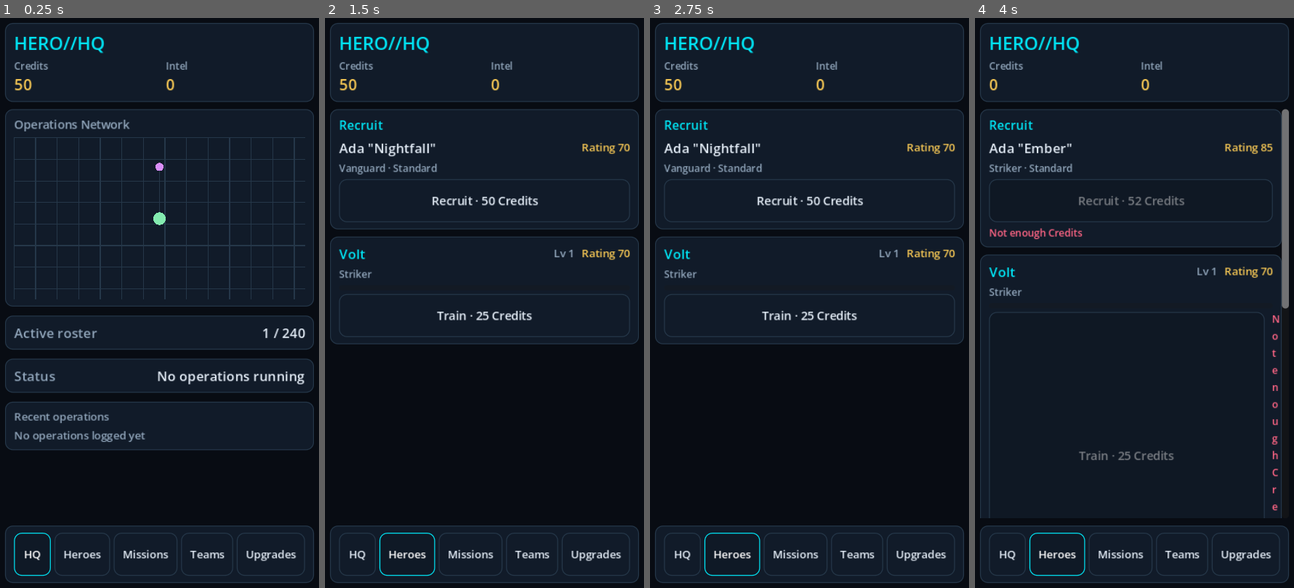
Above: before the commit, frames 1-4 (left to right).
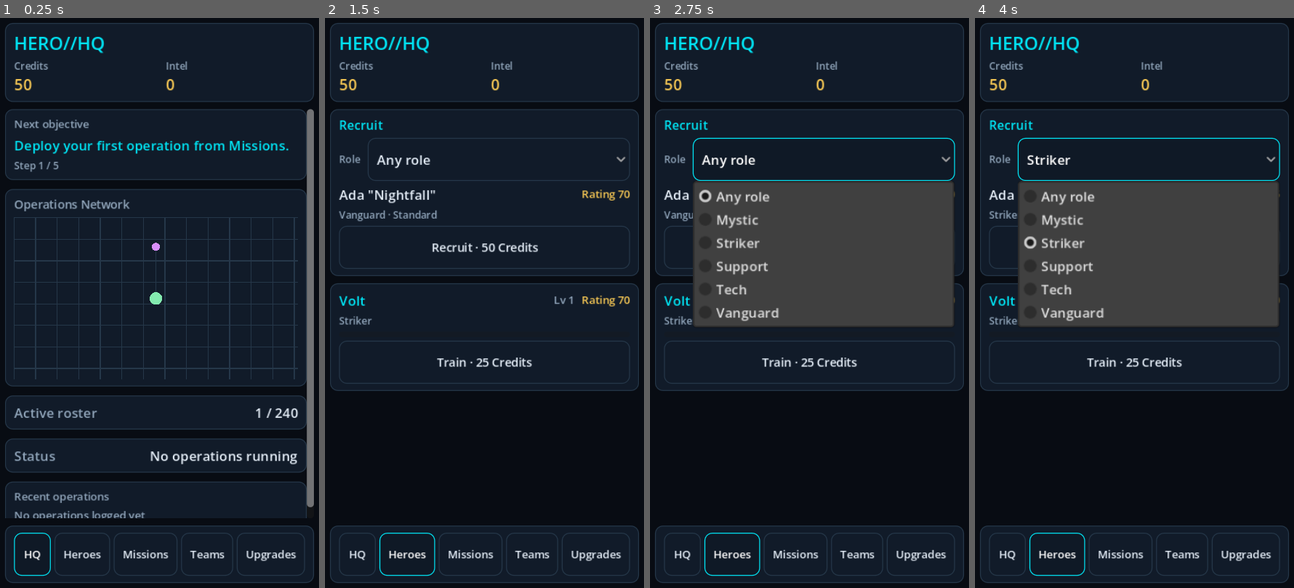
Above: after the commit, the same moments.

Repository: JetRobertsBCCA/HeroHQInc
Game: Godot game, scene res://games/hero_hq/scenes/app.tscn
Same seed, same stepped clock (60 frames per second), same inputs: the game is played once before the commit and once after it.
Inputs (mouse positions are in pixels of both pictures, inside the frame that each line leads up to):
- Up to frame 1 (0.25 s): no input
- Up to frame 2 (1.5 s): click "HQ" at 0.5 s; click "Heroes" at 1.25 s
- Up to frame 3 (2.75 s): click (825, 160) at 2 s, where only the run after the commit has a clickable "Any role"
- Up to frame 4 (4 s): click "Recruit · 50 Credits" at 2.75 s; click (1150, 160) at 3.5 s, where only the run after the commit has a clickable "Striker"

The runs differ from the first frame. In frame 1, 11% of the frame differs, in the area x 1-99%, y 15-88%; in frame 2, 5.4%; in frame 3, 24%; in frame 4, 25%, in the area x 1-99%, y 10-88%.

Commit message:
Make the v1 loop playable from a fresh save
Role-gated operations could stall the ladder on a random recruit, a new
save gave no direction, and unaffordable research looked tappable. Add
role-targeted recruiting with a picker, a state-derived next-objective
card, and disabled research with a stated reason. The demo now hires its
Tech through the picker and fails if the run aborts early.

🤖 Generated with Codebuff
Co-Authored-By: Codebuff <noreply@codebuff.com>

Diff:
--- a/framework/core/recruitment.gd
+++ b/framework/core/recruitment.gd
@@ -22,6 +22,7 @@
 const ERROR_UNAVAILABLE := "recruitment_unavailable"
 const ERROR_ROSTER_FULL := "roster_full"
 const ERROR_INSUFFICIENT := "insufficient_resource"
+const ERROR_ROLE_UNAVAILABLE := "role_unavailable"
 
 const DEFAULT_FILLER_FORMAT := "Reserve Operative %d"
 const DEFAULT_BASE_COST := 50.0
@@ -148,7 +149,17 @@
 
 ## The slot the next recruit would claim, with its current price.
 static func next_candidate(state: GameState, pack: GamePack) -> Dictionary:
-	var index := next_index(state)
+	return next_candidate_for_role(state, pack, "")
+
+
+## The slot a role-targeted recruit would claim, with its current price.
+## Returns {} when no slot of that role exists inside the scan window.
+static func next_candidate_for_role(
+	state: GameState, pack: GamePack, role_id: String
+) -> Dictionary:
+	var index := _find_slot(state, pack, role_id, next_index(state))
+	if index < 0:
+		return {}
 	var rules := candidate(pack, index)
 	if rules.is_empty():
 		return {}
@@ -157,16 +168,25 @@
 
 
 ## Spends the pool's resource and adds the next recruit to the roster.
-## Returns {ok, code, details, agent_id, name, cost, resource_id, rating, tier_id}.
-static func recruit(state: GameState, pack: GamePack) -> Dictionary:
+##
+## An empty `role_id` means "any role". Otherwise the pool is scanned forward
+## for the next slot of that role, and the slots passed over are skipped: the
+## player trades breadth for certainty. Returns
+## {ok, code, details, agent_id, name, cost, resource_id, rating, tier_id}.
+static func recruit(state: GameState, pack: GamePack, role_id: String = "") -> Dictionary:
 	if not enabled(pack):
 		return _problem(ERROR_UNAVAILABLE, "This pack declares no recruit pool.")
 	if state.agents.size() >= capacity(pack):
 		return _problem(ERROR_ROSTER_FULL, "The roster is full at %d." % capacity(pack))
-	var index := next_index(state)
+	if not role_id.is_empty() and not pack.roles.has(role_id):
+		return _problem(ERROR_ROLE_UNAVAILABLE, "Role '%s' is not part of this pack." % role_id)
+	var index := _find_slot(state, pack, role_id, next_index(state))
+	if index < 0:
+		return _problem(
+			ERROR_ROLE_UNAVAILABLE if not role_id.is_empty() else ERROR_UNAVAILABLE,
+			"No recruit of role '%s' is available." % role_id,
+		)
 	var rules := candidate(pack, index)
-	if rules.is_empty():
-		return _problem(ERROR_UNAVAILABLE, "No recruit is available.")
 	var price := cost(state, pack, index)
 	var resource := resource_id(pack)
 	if state.resource(resource) + 0.0001 < float(price):
@@ -176,17 +196,6 @@
 				str(rules["name"]), price, resource, state.resource(resource),
 			],
 		)
-
-	# A hand-edited save can already hold the id this slot would claim; skip
-	# forward deterministically instead of overwriting an existing agent.
-	var scanned := 0
-	while state.agents.has(str(rules["id"])) and scanned < MAX_CANDIDATE_SCAN:
-		index += 1
-		scanned += 1
-		rules = candidate(pack, index)
-		price = cost(state, pack, index)
-	if state.agents.has(str(rules["id"])):
-		return _problem(ERROR_ROSTER_FULL, "The roster holds every available recruit.")
 
 	state.resources[resource] = state.resource(resource) - float(price)
 	state.agents[str(rules["id"])] = {
@@ -216,6 +225,25 @@
 	}
 
 
+## First slot at or after `start` whose id is free and whose role matches.
+## An empty role matches any slot; -1 means none was found in the scan window.
+static func _find_slot(
+	state: GameState, pack: GamePack, role_id: String, start: int
+) -> int:
+	var index := maxi(start, 0)
+	var scanned := 0
+	while scanned < MAX_CANDIDATE_SCAN:
+		var rules := candidate(pack, index)
+		if rules.is_empty():
+			return -1
+		if not state.agents.has(str(rules["id"])):
+			if role_id.is_empty() or str(rules.get("role_id", "")) == role_id:
+				return index
+		index += 1
+		scanned += 1
+	return -1
+
+
 static func _candidate_name(config: Dictionary, index: int) -> String:
 	var named := maxi(int(config.get("named_count", 0)), 0)
 	if index < named:
--- a/framework/ui/screens/prestige_screen.gd
+++ b/framework/ui/screens/prestige_screen.gd
@@ -104,7 +104,16 @@
 			_pack.label("resources.%s" % resource, resource),
 		]
 		button.pressed.connect(func() -> void: research_purchase_requested.emit(branch_id))
+		button.disabled = _state.resource(resource) + 0.0001 < float(price)
 	column.add_child(button)
+	if not button.disabled or price < 0:
+		return column
+	var reason := _body_label(
+		_pack.label("ui.blocked_insufficient_resource", "Not enough resources")
+	)
+	reason.add_theme_font_size_override("font_size", 11)
+	reason.add_theme_color_override("font_color", ThemeTokens.color(_pack, "warning"))
+	column.add_child(reason)
 	return column
 
 
--- a/framework/ui/screens/roster_screen.gd
+++ b/framework/ui/screens/roster_screen.gd
@@ -6,7 +6,7 @@
 ## blocks simply shows no control instead of a dead button.
 
 signal train_requested(agent_id: String)
-signal recruit_requested()
+signal recruit_requested(role_id: String)
 
 const MIN_TAP_HEIGHT := 48
 ## A 240-slot roster does not need 240 live rows to be usable, and building
@@ -19,6 +19,8 @@
 var _list: VBoxContainer
 var _recruit_box: VBoxContainer
 var _recruit_button: Button
+var _recruit_role_option: OptionButton
+var _recruit_role: String = ""
 var _buttons: Dictionary = {}
 
 
@@ -35,6 +37,21 @@
 
 func recruit_button() -> Button:
 	return _recruit_button
+
+
+func recruit_role_option() -> OptionButton:
+	return _recruit_role_option
+
+
+func recruit_role() -> String:
+	return _recruit_role
+
+
+## Chooses the role the next recruit should have. An empty id means any role.
+func select_recruit_role(role_id: String) -> void:
+	_recruit_role = role_id
+	if _pack != null and _state != null:
+		_refresh_recruitment()
 
 
 func refresh(pack: GamePack, state: GameState) -> void:
@@ -188,19 +205,62 @@
 		_recruit_box.remove_child(child)
 		child.queue_free()
 	_recruit_button = null
+	_recruit_role_option = null
 	if not Recruitment.enabled(_pack):
 		_recruit_box.get_parent().visible = false
 		return
 	_recruit_box.get_parent().visible = true
-	var candidate := Recruitment.next_candidate(_state, _pack)
-	if candidate.is_empty():
-		return
 
 	var heading := Label.new()
 	heading.text = _pack.label("ui.recruit", "Recruit")
 	heading.add_theme_font_size_override("font_size", 14)
 	heading.add_theme_color_override("font_color", ThemeTokens.color(_pack, "accent"))
 	_recruit_box.add_child(heading)
+
+	# Without this the ladder can stall on a single missing role: a uniform pool
+	# may take dozens of hires to produce the one role the next operation needs.
+	var role_row := HBoxContainer.new()
+	role_row.add_theme_constant_override("separation", 8)
+	var role_label := Label.new()
+	role_label.text = _pack.label("ui.recruit_role", "Role")
+	role_label.add_theme_font_size_override("font_size", 11)
+	role_label.add_theme_color_override("font_color", ThemeTokens.color(_pack, "muted"))
+	role_row.add_child(role_label)
+
+	_recruit_role_option = OptionButton.new()
+	_recruit_role_option.name = "RecruitRole"
+	_recruit_role_option.custom_minimum_size = Vector2(0, MIN_TAP_HEIGHT)
+	_recruit_role_option.size_flags_horizontal = Control.SIZE_EXPAND_FILL
+	_recruit_role_option.add_item(_pack.label("ui.any_role", "Any role"))
+	_recruit_role_option.set_item_metadata(0, "")
+	var selected_index := 0
+	var role_ids: Array = _pack.roles.keys()
+	role_ids.sort()
+	for raw_role in role_ids:
+		var role_id := str(raw_role)
+		var index := _recruit_role_option.item_count
+		_recruit_role_option.add_item(
+			_pack.label(str(_pack.role(role_id).get("name_key", "")), role_id)
+		)
+		_recruit_role_option.set_item_metadata(index, role_id)
+		if role_id == _recruit_role:
+			selected_index = index
+	_recruit_role_option.select(selected_index)
+	_recruit_role_option.item_selected.connect(_on_recruit_role_selected)
+	role_row.add_child(_recruit_role_option)
+	_recruit_box.add_child(role_row)
+
+	var candidate := Recruitment.next_candidate_for_role(_state, _pack, _recruit_role)
+	if candidate.is_empty():
+		var unavailable := Label.new()
+		unavailable.text = _pack.label(
+			"ui.blocked_role_unavailable", "No recruit of that role is available"
+		)
+		unavailable.autowrap_mode = TextServer.AUTOWRAP_WORD_SMART
+		unavailable.add_theme_font_size_override("font_size", 11)
+		unavailable.add_theme_color_override("font_color", ThemeTokens.color(_pack, "warning"))
+		_recruit_box.add_child(unavailable)
+		return
 
 	var top := HBoxContainer.new()
 	top.add_theme_constant_override("separation", 8)
@@ -254,8 +314,14 @@
 		_recruit_box.add_child(reason)
 
 
+func _on_recruit_role_selected(index: int) -> void:
+	if _recruit_role_option == null:
+		return
+	select_recruit_role.call_deferred(str(_recruit_role_option.get_item_metadata(index)))
+
+
 func _on_recruit_pressed() -> void:
-	recruit_requested.emit()
+	recruit_requested.emit(_recruit_role)
 
 
 func _on_train_pressed(agent_id: String) -> void:
--- a/games/hero_hq/locale/en.json
+++ b/games/hero_hq/locale/en.json
@@ -54,6 +54,15 @@
 	"ui.idle_status": "No operations running",
 	"ui.offline_settled": "Offline time settled",
 	"ui.section_placeholder": "This section arrives in a later milestone.",
+	"ui.objective_title": "Next objective",
+	"ui.objective_step": "Step",
+	"ui.objective_complete": "Complete",
+	"ui.objective_deploy": "Deploy your first operation from Missions.",
+	"ui.objective_train": "Train an operative to level 2 in Heroes.",
+	"ui.objective_recruit": "Recruit a second operative in Heroes.",
+	"ui.objective_research": "Buy your first Research rank in Upgrades.",
+	"ui.objective_rebirth": "Reach level %d and %d lifetime Credits, then Rebirth in Upgrades.",
+	"ui.objective_done": "Starter goals complete — push the ladder, bank chips, repeat.",
 	"ui.pack_error_title": "Content pack failed validation",
 	"ui.pack_error_hint": "Run: godot --headless --path . -s res://tooling/validate_packs.gd",
 
@@ -128,6 +137,9 @@
 	"ui.blocked_research_max_rank": "Already fully researched",
 
 	"ui.recruit": "Recruit",
+	"ui.recruit_role": "Role",
+	"ui.any_role": "Any role",
+	"ui.blocked_role_unavailable": "No recruit of that role is available",
 	"ui.recruit_tier": "Tier",
 	"ui.recruited": "Recruited",
 	"ui.roster_showing": "Showing first %d of %d operatives",
--- a/games/hero_hq/scenes/app.gd
+++ b/games/hero_hq/scenes/app.gd
@@ -202,8 +202,8 @@
 	_refresh_content()
 
 
-func _on_recruit_requested() -> void:
-	var result := Recruitment.recruit(_state, _pack)
+func _on_recruit_requested(role_id: String) -> void:
+	var result := Recruitment.recruit(_state, _pack, role_id)
 	if not result.get("ok", false):
 		_log("%s: %s" % [
 			_pack.label("ui.recruit", "Recruit"),
@@ -316,6 +316,7 @@
 	column.add_theme_constant_override("separation", 10)
 	scroll.add_child(column)
 
+	column.add_child(_build_objective_card())
 	column.add_child(_build_network_card())
 	column.add_child(_info_row(
 		_pack.label("ui.roster_active"),
@@ -329,6 +330,87 @@
 	column.add_child(_info_row(_pack.label("ui.status"), status_text))
 	column.add_child(_recent_events_panel())
 	return scroll
+
+
+## First-run guidance: one concrete next step, derived from live state so it
+## cannot drift from what the game actually needs.
+func _next_objective() -> Dictionary:
+	var first_branch := ""
+	var branches: Array = Research.branches(_pack)
+	if not branches.is_empty() and branches[0] is Dictionary:
+		first_branch = str((branches[0] as Dictionary).get("id", ""))
+	if _state.tasks_completed() == 0:
+		return {
+			"step": 1,
+			"done": false,
+			"text": _pack.label("ui.objective_deploy", "Deploy your first operation from Missions."),
+		}
+	if Prestige.highest_level(_state) < 2:
+		return {
+			"step": 2,
+		"done": false,
+			"text": _pack.label("ui.objective_train", "Train an operative to level 2 in Heroes."),
+		}
+	if _state.agents.size() < 2:
+		return {
+			"step": 3,
+			"done": false,
+			"text": _pack.label("ui.objective_recruit", "Recruit a second operative in Heroes."),
+		}
+	if not first_branch.is_empty() and Research.rank(_state, first_branch) == 0:
+		return {
+			"step": 4,
+			"done": false,
+			"text": _pack.label("ui.objective_research", "Buy your first Research rank in Upgrades."),
+		}
+	if _state.prestige_chips() == 0:
+		return {
+			"step": 5,
+			"done": false,
+			"text": _pack.label(
+				"ui.objective_rebirth",
+				"Reach level %d and %d lifetime Credits, then Rebirth in Upgrades."
+			) % [Prestige.min_level(_pack), int(Prestige.threshold_amount(_pack))],
+		}
+	return {
+		"step": 5,
+		"done": true,
+		"text": _pack.label(
+			"ui.objective_done", "Starter goals complete — push the ladder, bank chips, repeat."
+		),
+	}
+
+
+func _build_objective_card() -> Control:
+	var objective := _next_objective()
+	var panel := PanelContainer.new()
+	var column := VBoxContainer.new()
+	column.add_theme_constant_override("separation", 4)
+	panel.add_child(column)
+
+	var heading := Label.new()
+	heading.text = _pack.label("ui.objective_title", "Next objective")
+	heading.add_theme_font_size_override("font_size", 12)
+	heading.add_theme_color_override("font_color", ThemeTokens.color(_pack, "muted"))
+	column.add_child(heading)
+
+	var text := Label.new()
+	text.text = str(objective.get("text", ""))
+	text.autowrap_mode = TextServer.AUTOWRAP_WORD_SMART
+	text.add_theme_color_override("font_color", ThemeTokens.color(_pack, "accent"))
+	column.add_child(text)
+
+	var progress := Label.new()
+	if bool(objective.get("done", false)):
+		progress.text = _pack.label("ui.objective_complete", "Complete")
+	else:
+		progress.text = "%s %d / 5" % [
+			_pack.label("ui.objective_step", "Step"), int(objective.get("step", 1)),
+		]
+	progress.add_theme_font_size_override("font_size", 11)
+	progress.add_theme_color_override("font_color", ThemeTokens.color(_pack, "muted"))
+	column.add_child(progress)
+	return panel
 
 
 func _build_network_card() -> Control:
--- a/tests/framework/test_recruitment.gd
+++ b/tests/framework/test_recruitment.gd
@@ -98,6 +98,38 @@
 	assert_eq(str(Recruitment.candidate(pack, 200)["id"]), "op_0201", "reserve ids keep counting")
 
 
+func test_role_targeting_recruits_the_next_matching_slot() -> void:
+	var pack := _pack()
+	var state := _state(pack)
+	var preview := Recruitment.next_candidate_for_role(state, pack, "tech")
+	assert_false(preview.is_empty(), "a tech slot exists in the pool")
+	var result := Recruitment.recruit(state, pack, "tech")
+	assert_true(result.get("ok", false), "a role-targeted recruit succeeds")
+	assert_eq(
+		str(state.agents[str(result["agent_id"])].get("role_id", "")),
+		"tech",
+		"the recruit has the requested role",
+	)
+	assert_eq(str(result["agent_id"]), str(preview["id"]), "the preview matches the recruit")
+	assert_eq(int(result["cost"]), int(preview["cost"]), "the preview price matches")
+
+
+func test_every_declared_role_can_be_targeted() -> void:
+	var pack := _pack()
+	for raw_role in pack.roles.keys():
+		var state := _state(pack)
+		var role_id := str(raw_role)
+		assert_false(
+			Recruitment.next_candidate_for_role(state, pack, role_id).is_empty(),
+			"role '%s' is reachable in the pool" % role_id,
+		)
+	assert_eq(
+		str(Recruitment.recruit(_state(pack), pack, "not_a_role").get("code", "")),
+		Recruitment.ERROR_ROLE_UNAVAILABLE,
+		"an unknown role is refused",
+	)
+
+
 func test_pool_is_optional() -> void:
 	var pack := _pack()
 	pack.recruit_pool = {}
--- a/tests/framework/test_screens.gd
+++ b/tests/framework/test_screens.gd
@@ -82,9 +82,26 @@
 	assert_true(button != null, "a recruit offer is shown")
 	assert_false(button.disabled, "the first recruit is affordable with starting funds")
 	var received: Array = []
-	roster.recruit_requested.connect(func() -> void: received.append(1))
+	roster.recruit_requested.connect(func(role_id: String) -> void: received.append(role_id))
 	button.emit_signal("pressed")
 	assert_eq(received.size(), 1, "pressing recruit emits exactly one request")
+	roster.free()
+
+
+func test_roster_targets_a_recruit_role() -> void:
+	var pack := _pack()
+	var state := Simulation.new_state(pack, 1, 1000)
+	state.resources["credits"] = 1000.0
+	var roster := RosterScreen.new()
+	roster.refresh(pack, state)
+	assert_true(roster.recruit_role_option() != null, "the recruit panel offers a role picker")
+	roster.select_recruit_role("tech")
+	assert_eq(roster.recruit_role(), "tech", "the chosen role sticks")
+	var received: Array = []
+	roster.recruit_requested.connect(func(role_id: String) -> void: received.append(role_id))
+	roster.recruit_button().emit_signal("pressed")
+	assert_eq(received.size(), 1, "recruiting emits one request")
+	assert_eq(str(received[0]), "tech", "the request carries the chosen role")
 	roster.free()
 
 
--- a/tooling/balance_report.gd
+++ b/tooling/balance_report.gd
@@ -120,14 +120,24 @@
 	var best := ""
 	var best_income := 0.0
 	for task_id in _pack.task_ids():
-		var task := _pack.task(str(task_id))
-		if _current_rating() + 0.0001 < float(task.get("minimum_rating", 0)):
+		var id := str(task_id)
+		if not _deployable(id):
 			continue
-		var income := _income_per_minute(str(task_id))
+		var income := _income_per_minute(id)
 		if income > best_income:
 			best_income = income
-			best = str(task_id)
+			best = id
 	return best
+
+
+## Only tasks the roster can staff right now are candidates. Filtering on rating
+## alone let the model pick a squad job it had no roles for and stop there.
+func _deployable(task_id: String) -> bool:
+	var needed := maxi(int(_pack.task(task_id).get("required_agent_count", 1)), 1)
+	var selected := Simulation.auto_select_agents(_state, _pack, task_id)
+	if selected.size() < needed:
+		return false
+	return bool(Simulation.evaluate_assignment(_state, _pack, task_id, selected).get("ok", false))
 
 
 func _best_rate() -> float:
--- a/tooling/playthrough_demo.gd
+++ b/tooling/playthrough_demo.gd
@@ -20,6 +20,7 @@
 var _app: Control
 var _saved: Dictionary = {}
 var _failures: Array[String] = []
+var _completed := false
 
 
 func _initialize() -> void:
@@ -68,8 +69,9 @@
 	_ok(_state().assignments.is_empty(), "the operation settles after its duration")
 	_ok(_state().resource("credits") > credits_start, "the reward is paid into the header resource")
 	_ok(_state().tasks_completed() == 1, "the completion is counted once")
-
-	# --- Heroes: train, then hire until a Tech arrives ----------------------
+	_ok(_objective_step() == 2, "guidance moves past the first deployment")
+
+	# --- Heroes: train, then hire a Tech through the role picker ------------
 	await _select_tab("heroes")
 	var roster := _roster()
 	_ok(roster != null, "heroes tab built the roster")
@@ -80,18 +82,12 @@
 	_ok(float(_state().agents["hero_volt"]["xp"]) > 0.0, "training granted XP")
 
 	var recruit_start := _state().agents.size()
-	var tech := ""
-	var hires := 0
-	for _i in range(40):
-		if not tech.is_empty():
-			break
-		if not (await _recruit()):
-			break
-		hires += 1
-		tech = _first_agent_with_role("tech")
-	_ok(_state().agents.size() > recruit_start, "recruiting grows the roster")
-	_ok(hires > 0, "the recruit offer is usable")
-	_ok(not tech.is_empty(), "a Tech operative joins the roster")
+	# Screens are rebuilt on every refresh, so never hold one across an await.
+	_ok(_roster().recruit_role_option() != null, "the recruit panel offers a role picker")
+	_ok(await _recruit("tech"), "the role picker recruits")
+	_ok(_state().agents.size() == recruit_start + 1, "one hire adds exactly one operative")
+	var tech := _first_agent_with_role("tech")
+	_ok(not tech.is_empty(), "the requested Tech joins on the first hire")
 
 	if tech.is_empty():
 		return
@@ -170,6 +166,7 @@
 	_ok(_state().agents.size() == roster_before, "the roster survives rebirth")
 	_ok(_state().assignments.is_empty(), "rebirth clears running operations")
 	_ok(int(_state().agents["hero_volt"].get("level", 1)) == 1, "rebirth resets levels")
+	_ok(_objective_step() == 2, "guidance re-arms for the new run")
 
 	# --- Persistence --------------------------------------------------------
 	var loaded := SaveService.load_state(PACK_ID)
@@ -178,10 +175,13 @@
 	if restored != null:
 		_ok(restored.prestige_chips() > 0, "chips persist through a reload")
 		_ok(restored.agents.size() == roster_before, "the roster persists through a reload")
+	_completed = true
 
 
 func _finish() -> void:
 	print("")
+	# A runtime error aborts _play but not this function, so prove it reached the end.
+	_ok(_completed, "the playthrough reached the end")
 	if _failures.is_empty():
 		print("PASS in-game playthrough")
 	else:
@@ -233,9 +233,14 @@
 	return true
 
 
-func _recruit() -> bool:
+func _recruit(role_id: String = "") -> bool:
 	var roster := _roster()
-	var button := roster.recruit_button() if roster != null else null
+	if roster == null:
+		_failures.append("no roster screen")
+		return false
+	roster.select_recruit_role(role_id)
+	await process_frame
+	var button := roster.recruit_button()
 	if button == null:
 		_failures.append("no recruit button")
 		return false
@@ -252,6 +257,15 @@
 	manual.advance(seconds)
 	_app.call("_on_tick")
 	await process_frame
+
+
+func _objective() -> Dictionary:
+	var value: Variant = _app.call("_next_objective")
+	return value if value is Dictionary else {}
+
+
+func _objective_step() -> int:
+	return int(_objective().get("step", 0))
 
 
 func _first_agent_with_role(role_id: String) -> String:
Not shown, changed: tooling/playthrough_demo.gd.uid
Not shown, changed: docs/CHANGELOG.md
